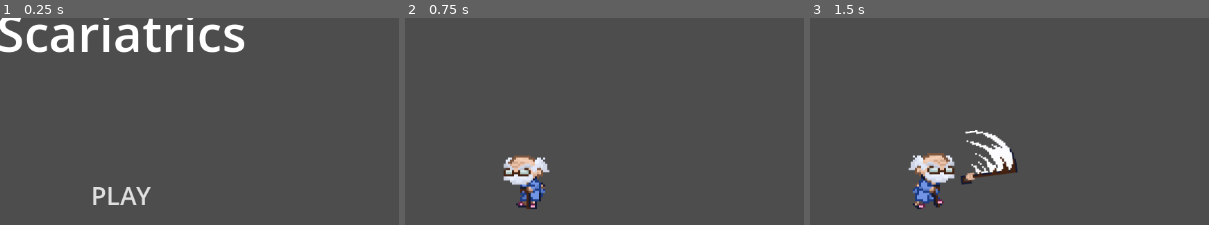
Above: before the commit, frames 1-3 (left to right).
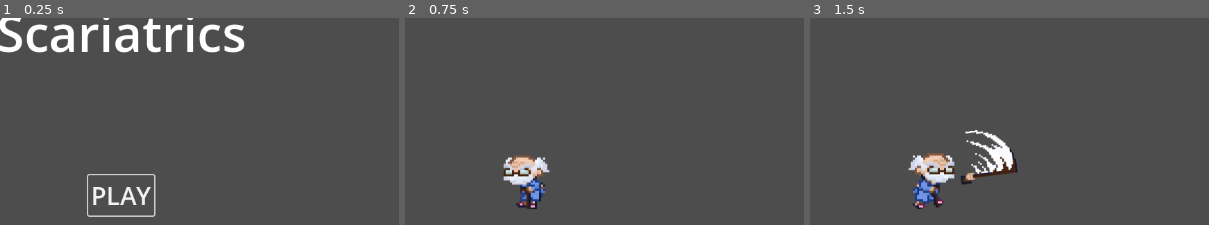
Above: after the commit, the same moments.

Repository: kschulz20/scream-jam-2024
Game: Godot game, scene res://src/UI/main_menu.tscn
Same seed, same stepped clock (60 frames per second), same inputs: the game is played once before the commit and once after it. The engine's default icon, where the game draws it, is replaced by a stand-in: a white triangle on a blue panel in a dark square. Sound files missing from this copy of the repository are replaced by a short silence.
Inputs (mouse positions are % of the whole screen's width and height, from its top left):
- Up to frame 1 (0.25 s): no input
- Up to frame 2 (0.75 s): click "PLAY" at 0.5 s
- Up to frame 3 (1.5 s): tap Enter (restart) at 1.25 s; move the mouse to (72, 49) at 1.27 s; hold D (move_right) from 1.28 s (still down); click (72, 49) at 1.35 s
The pictures show only the part of the screen within x 35-85%, y 15-65%; the shares and areas given below are measured in that part.

The runs differ from the first frame. In frame 1, 0.4% of the frame differs, in the area x 21-40%, y 75-97%; in frame 2, nothing differs; in frame 3, nothing differs.

Commit message:
Add controller support for menus

Diff:
--- a/project.godot
+++ b/project.godot
@@ -31,6 +31,14 @@
 
 [input]
 
+ui_accept={
+"deadzone": 0.5,
+"events": [Object(InputEventKey,"resource_local_to_scene":false,"resource_name":"","device":0,"window_id":0,"alt_pressed":false,"shift_pressed":false,"ctrl_pressed":false,"meta_pressed":false,"pressed":false,"keycode":4194309,"physical_keycode":0,"key_label":0,"unicode":0,"location":0,"echo":false,"script":null)
+, Object(InputEventKey,"resource_local_to_scene":false,"resource_name":"","device":0,"window_id":0,"alt_pressed":false,"shift_pressed":false,"ctrl_pressed":false,"meta_pressed":false,"pressed":false,"keycode":4194310,"physical_keycode":0,"key_label":0,"unicode":0,"location":0,"echo":false,"script":null)
+, Object(InputEventKey,"resource_local_to_scene":false,"resource_name":"","device":0,"window_id":0,"alt_pressed":false,"shift_pressed":false,"ctrl_pressed":false,"meta_pressed":false,"pressed":false,"keycode":32,"physical_keycode":0,"key_label":0,"unicode":32,"location":0,"echo":false,"script":null)
+, Object(InputEventJoypadButton,"resource_local_to_scene":false,"resource_name":"","device":-1,"button_index":0,"pressure":0.0,"pressed":true,"script":null)
+]
+}
 move_up={
 "deadzone": 0.5,
 "events": [Object(InputEventJoypadMotion,"resource_local_to_scene":false,"resource_name":"","device":-1,"axis":1,"axis_value":-1.0,"script":null)
@@ -94,6 +102,7 @@
 restart={
 "deadzone": 0.5,
 "events": [Object(InputEventKey,"resource_local_to_scene":false,"resource_name":"","device":-1,"window_id":0,"alt_press …(195 unchanged characters)…
+, Object(InputEventJoypadButton,"resource_local_to_scene":false,"resource_name":"","device":-1,"button_index":4,"pressure":0.0,"pressed":true,"script":null)
 ]
 }
 toggle_menu={
--- a/src/UI/main_menu.gd
+++ b/src/UI/main_menu.gd
@@ -1,5 +1,9 @@
 extends Control
 
+@onready var play_button = get_node("VBoxContainer/MenuOptions/Play")
+
+func _ready():
+	play_button.grab_focus()
 
 func _on_play_pressed() -> void:
 	print('play!')
--- a/src/UI/main_menu.tscn
+++ b/src/UI/main_menu.tscn
@@ -8,6 +8,8 @@
 anchor_bottom = 1.0
 grow_horizontal = 2
 grow_vertical = 2
+focus_neighbor_left = NodePath("VBoxContainer/MenuOptions/Play")
+focus_mode = 2
 theme_override_constants/margin_left = 120
 theme_override_constants/margin_top = 60
 theme_override_constants/margin_right = 120
@@ -32,6 +34,7 @@
 [node name="Play" type="Button" parent="VBoxContainer/MenuOptions"]
 layout_mode = 2
 size_flags_horizontal = 4
+focus_neighbor_bottom = NodePath("../Quit")
 theme_override_font_sizes/font_size = 36
 text = "PLAY"
 flat = true
@@ -39,6 +42,7 @@
 [node name="Quit" type="Button" parent="VBoxContainer/MenuOptions"]
 layout_mode = 2
 size_flags_horizontal = 4
+focus_neighbor_top = NodePath("../Play")
 theme_override_font_sizes/font_size = 36
 text = "QUIT"
 flat = true
--- a/src/UI/pause_menu.gd
+++ b/src/UI/pause_menu.gd
@@ -3,10 +3,13 @@
 @onready var pause_menu = get_node("PauseMenu")
 @onready var death_menu = get_node("DeathMenu")
 
+@onready var pause_continue_button = get_node("PauseMenu/VBoxContainer/MenuOptions/Continue")
+@onready var death_restart_button = get_node("DeathMenu/VBoxContainer/MenuOptions/Restart")
+
 const RUNNING = 0
 const PAUSED = 1
 const DEAD = 2
-var menu_state = PAUSED
+var menu_state = RUNNING
 
 func restart():
 	unpause()
@@ -16,6 +19,7 @@
 	get_tree().paused = true
 	pause_menu.show()
 	death_menu.hide()
+	pause_continue_button.grab_focus()
 	menu_state = PAUSED
 
 func unpause():
@@ -28,12 +32,16 @@
 	get_tree().paused = true
 	pause_menu.hide()
 	death_menu.show()
+	death_restart_button.grab_focus()
 	menu_state = DEAD
 
+func _ready():
+	menu_state = RUNNING
+
 func _process(delta: float) -> void:
-	if (Input.is_action_just_pressed("restart")):
+	if (Input.is_action_just_pressed("restart")) and menu_state == RUNNING:
 		restart()
-	if (Input.is_action_just_pressed("toggle_menu")):
+	if (Input.is_action_just_pressed("toggle_menu")) and menu_state != DEAD:
 		if get_tree().paused:
 			unpause()
 		else:
@@ -57,5 +65,4 @@
 
 
 func _on_player_character_death() -> void:
-	print("we dead :(")
 	death()
--- a/src/main.tscn
+++ b/src/main.tscn
@@ -56,6 +56,7 @@
 [node name="Continue" type="Button" parent="UI/PauseMenu/VBoxContainer/MenuOptions"]
 layout_mode = 2
 size_flags_horizontal = 4
+focus_neighbor_bottom = NodePath("../Restart")
 theme_override_font_sizes/font_size = 36
 text = "Continue"
 flat = true
@@ -63,6 +64,8 @@
 [node name="Restart" type="Button" parent="UI/PauseMenu/VBoxContainer/MenuOptions"]
 layout_mode = 2
 size_flags_horizontal = 4
+focus_neighbor_top = NodePath("../Continue")
+focus_neighbor_bottom = NodePath("../Main Menu")
 theme_override_font_sizes/font_size = 36
 text = "Restart"
 flat = true
@@ -70,6 +73,7 @@
 [node name="Main Menu" type="Button" parent="UI/PauseMenu/VBoxContainer/MenuOptions"]
 layout_mode = 2
 size_flags_horizontal = 4
+focus_neighbor_top = NodePath("../Restart")
 theme_override_font_sizes/font_size = 36
 text = "Main Menu"
 flat = true
@@ -102,6 +106,7 @@
 [node name="Restart" type="Button" parent="UI/DeathMenu/VBoxContainer/MenuOptions"]
 layout_mode = 2
 size_flags_horizontal = 4
+focus_neighbor_bottom = NodePath("../Main Menu")
 theme_override_font_sizes/font_size = 36
 text = "Restart"
 flat = true
@@ -109,6 +114,7 @@
 [node name="Main Menu" type="Button" parent="UI/DeathMenu/VBoxContainer/MenuOptions"]
 layout_mode = 2
 size_flags_horizontal = 4
+focus_neighbor_top = NodePath("../Restart")
 theme_override_font_sizes/font_size = 36
 text = "Main Menu"
 flat = true
